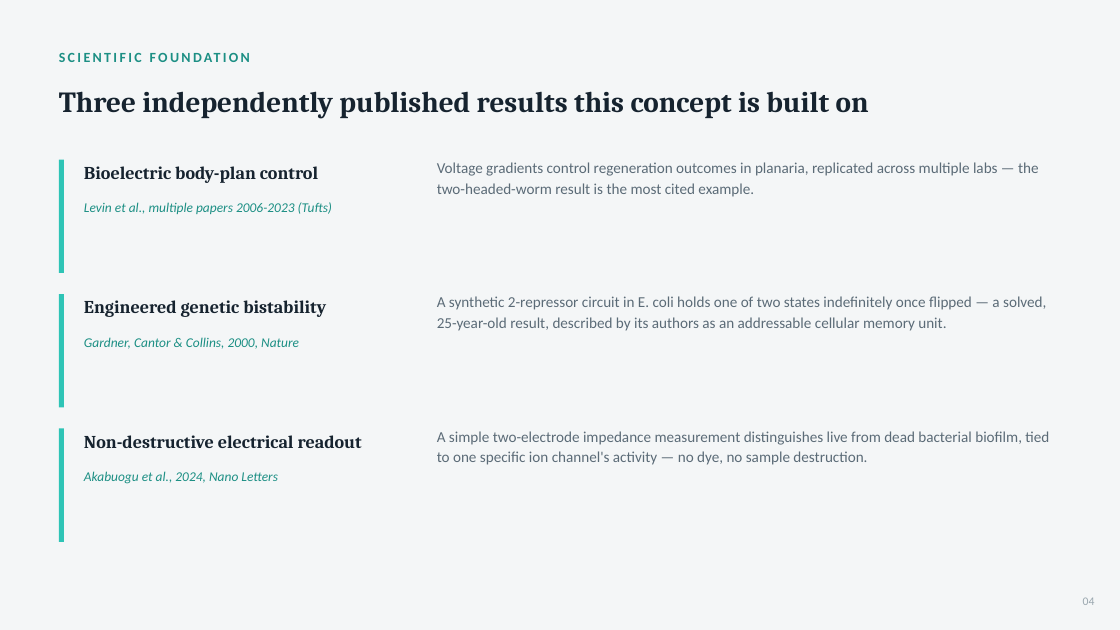
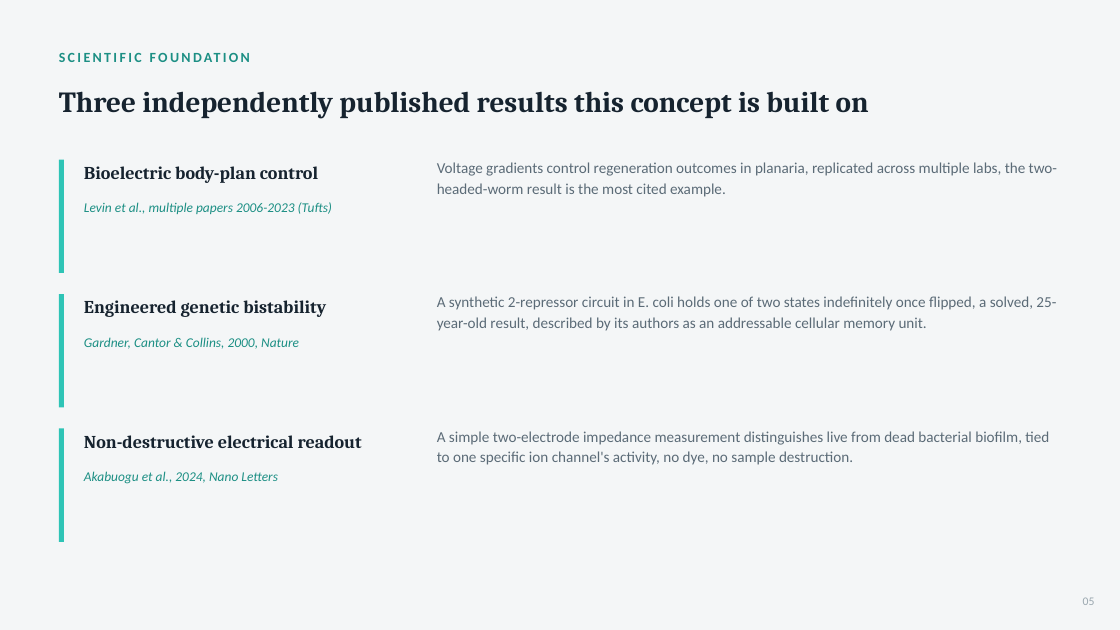
Before and after one commit to rewired89/Acheron, a slide deck: slide 5 of docs/pitch/Acheron_Pitch_Deck.pptx (slide 4 before the commit). Drawn at 1120x630 pixels with LibreOffice and Linux fonts; fonts in the diff are those of the drawing. Boxes give left, top, right and bottom in pixels: in the first picture for what was removed or moved away, otherwise in the second. Text is boxed around its words. In the diff, an @@ line names an element or a change of style, - is before the commit and + after.

```diff
--- a/docs/pitch/Acheron_Pitch_Deck.pptx
+++ b/docs/pitch/Acheron_Pitch_Deck.pptx
@@ text at (437, 162, 1057, 197): text changed @@
-Voltage gradients control regeneration outcomes in planaria, replicated across multiple labs — the two-headed-worm result is the most cited example.
+Voltage gradients control regeneration outcomes in planaria, replicated across multiple labs, the two-headed-worm result is the most cited example.
@@ text at (437, 296, 1056, 331): text changed @@
-A synthetic 2-repressor circuit in E. coli holds one of two states indefinitely once flipped — a solved, 25-year-old result, described by its authors as an addressable cellular memory unit.
+A synthetic 2-repressor circuit in E. coli holds one of two states indefinitely once flipped, a solved, 25-year-old result, described by its authors as an addressable cellular memory unit.
@@ text at (437, 431, 1049, 465): text changed @@
-A simple two-electrode impedance measurement distinguishes live from dead bacterial biofilm, tied to one specific ion channel's activity — no dye, no sample destruction.
+A simple two-electrode impedance measurement distinguishes live from dead bacterial biofilm, tied to one specific ion channel's activity, no dye, no sample destruction.
@@ text at (1083, 597, 1095, 605): text changed @@
-04
+05
```
Also in this commit, not shown: 13 other slides changed, 2 slides added, 3 other files.
